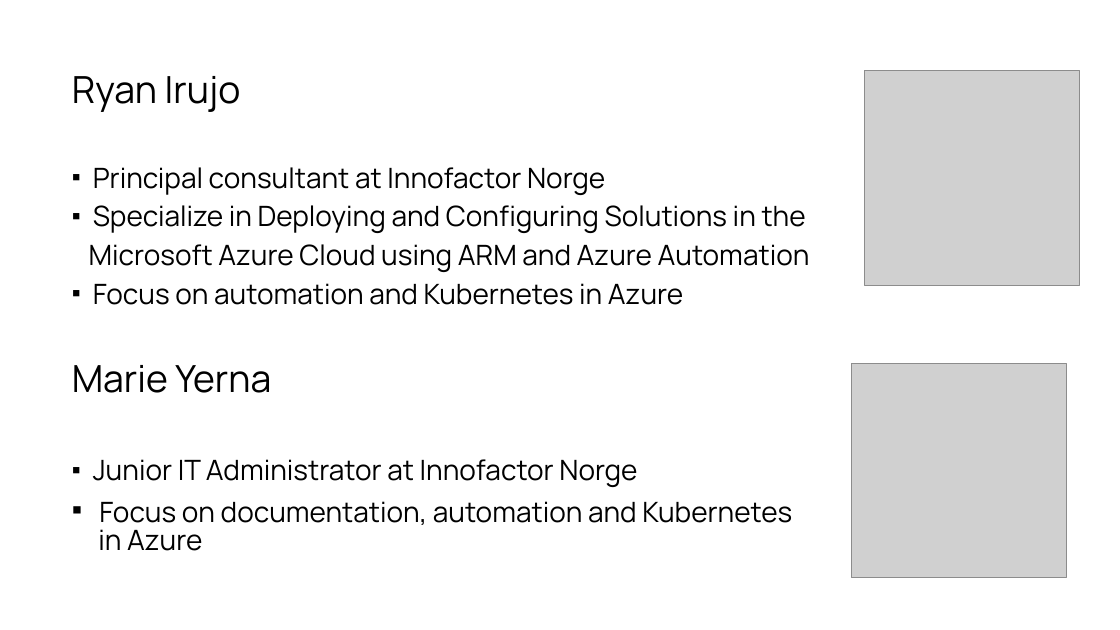
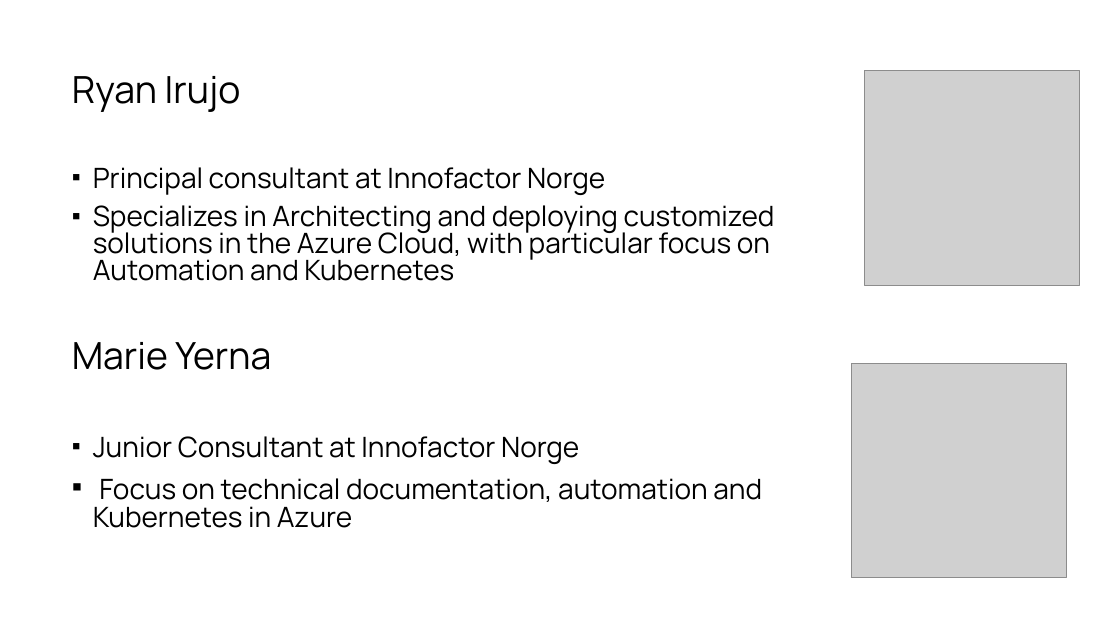
Before and after one commit to starkfell/iam-conf-2020-aks-practical-yaml, a slide deck: slide 3 of presentation.pptx. Drawn at 1120x630 pixels with LibreOffice and Linux fonts; fonts in the diff are those of the drawing; grey boxes stand for pictures. Boxes give left, top, right and bottom in pixels: in the first picture for what was removed or moved away, otherwise in the second. Text is boxed around its words. In the diff, an @@ line names an element or a change of style, - is before the commit and + after.

Commit message:
updated presentation

```diff
--- a/presentation.pptx
+++ b/presentation.pptx
@@ text at [93, 205, 775, 281]: text changed @@
-▪ Specialize in Deploying and Configuring Solutions in the
-Microsoft Azure Cloud using ARM and Azure Automation
-▪ Focus on automation and Kubernetes in Azure
+▪ Specializes in Architecting and deploying customized
+  solutions in the Azure Cloud, with particular focus on
+  Automation and Kubernetes
@@ text at [93, 436, 762, 528]: text changed @@
-▪ Junior IT Administrator at Innofactor Norge
-▪ Focus on documentation, automation and Kubernetes
-  in Azure
+▪ Junior Consultant at Innofactor Norge
+▪ Focus on technical documentation, automation and
+  Kubernetes in Azure
```
Also in this commit, not shown: 1 other slide changed.
